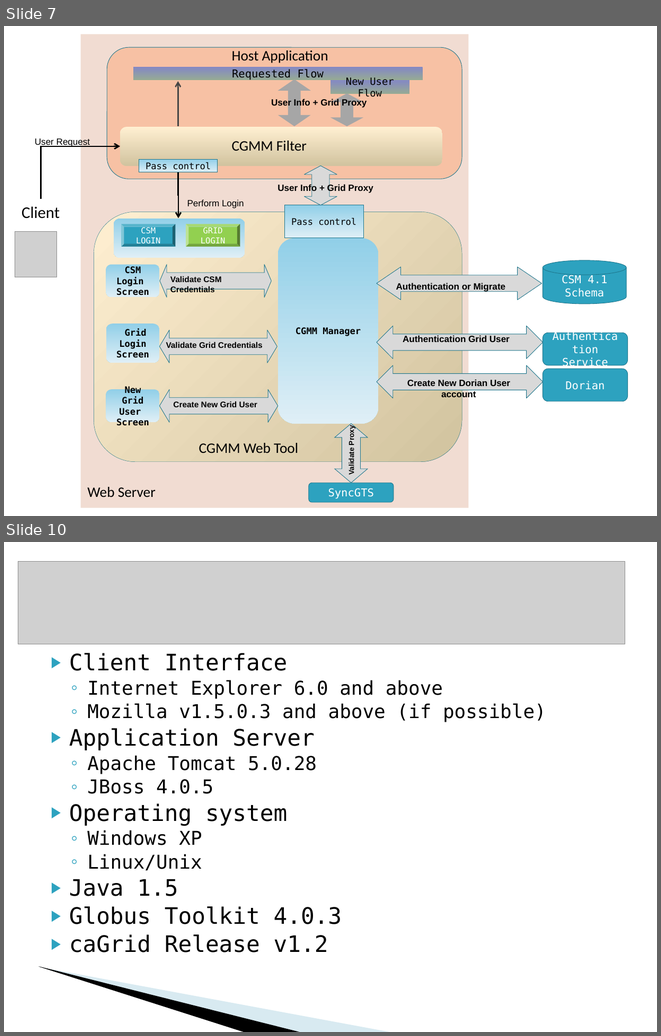
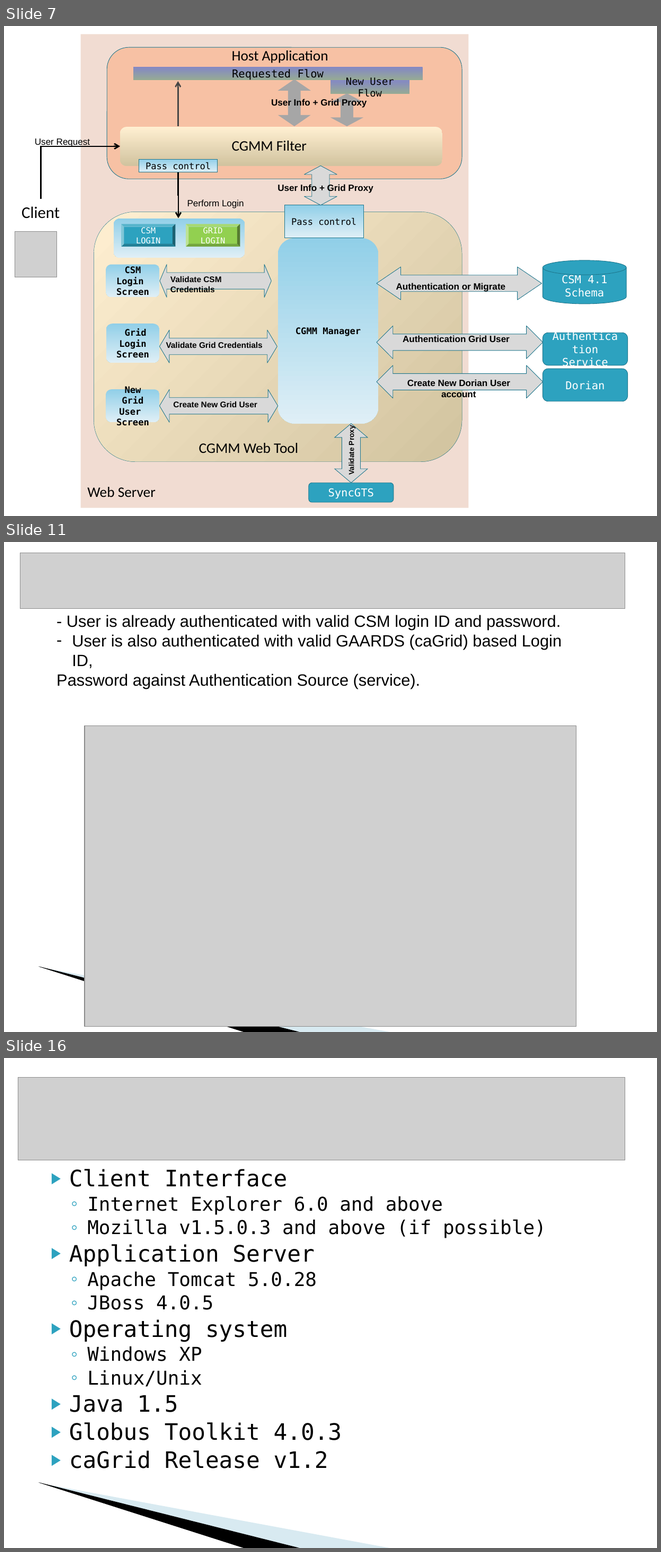
Before and after one commit to CBIIT/common-security-module-docs, a slide deck: CSM v4.1/Development/Design/CSM GAARDS Migration Module Presentation caGrid Users List 10-18-2008.ppt. Shown one above the other, each under a label of ours: slides 7 and 10 before the commit, slides 7, 11 and 16 after it; the slides between them are not shown. The pictures are 661x1036 and 661x1552 pixels, drawn with LibreOffice and Linux fonts; fonts in the diff are those of the drawing; grey boxes stand for pictures; background and template pictures are left out. Boxes give left, top, right and bottom in pixels: in the first picture for what was removed or moved away, otherwise in the second. Text is boxed around its words. In the diff, an @@ line names an element or a change of style, - is before the commit and + after.

```diff
--- a/CSM v4.1/Development/Design/CSM GAARDS Migration Module Presentation caGrid Users List 10-18-2008.ppt
+++ b/CSM v4.1/Development/Design/CSM GAARDS Migration Module Presentation caGrid Users List 10-18-2008.ppt
@@ slide 11 added at (4, 542, 657, 1032), background #FFFFFF; not listed: 2 template elements that a slide beside it also shows @@
@@ picture added at (20, 553, 625, 609) @@
@@ text added at (56, 615, 562, 688), 18 pt, text #000000 @@
+- User is already authenticated with valid CSM login ID and password.
+– User is also authenticated with valid GAARDS (caGrid) based Login ID,
+Password against Authentication Source (service).
@@ picture added at (85, 725, 576, 1026) @@
@@ what was slide 10 is now slide 16 @@
```
Also in this commit, not shown: 2 slides changed, 7 other slides added, 2 slides removed.
